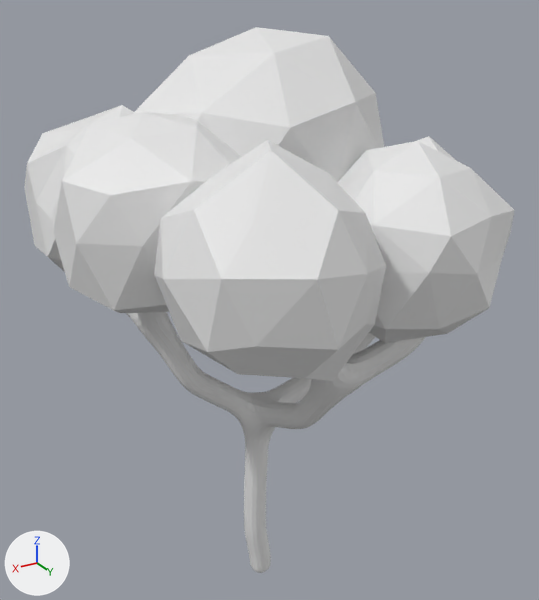
A saved change to the Blender file COOLESGAMEProjekt/Assets/Graphics/3DModels/Levels/Level 2/Baum.blend.
Camera for both pictures: a camera (50 mm lens) standing at (7.39, 10.03, 11.92) and looking at (0.53, -1.41, 6.19). Every picture has the same lights, and +X, +Y and +Z are marked at lower left.
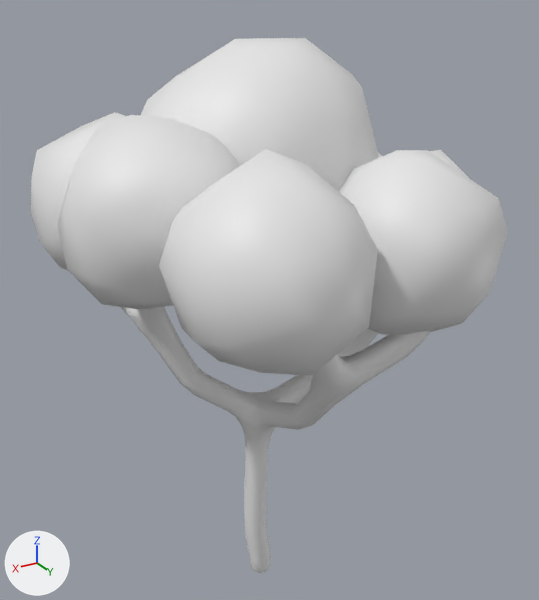
Location of each change, (x1, y1, x2, y2) in pixels of the pictures (539 x 600 px):
'Icosphere', modifiers changed: before (24, 27, 515, 381); after (31, 38, 508, 376)

What changed in the scene script:
```text
Change me_icosphere_003:
    where me_icosphere_003.from_pydata(...)  # 380 vertices, 720 faces; spans x -3.92..2.73, y -10.4..-2.93, z -3.41..0.88
    used by ob_icosphere; location = (1.3, 7.04, 10.1); scale = (1.23, 1.23, 1.23)
    me_icosphere_003 part 1: all faces are now shaded smooth (720 of 720 changed)
Change ob_icosphere:
    add _m = ob_icosphere.modifiers.new('Subdivision', 'SUBSURF')
    add _m.render_levels = 1
    add _m = ob_icosphere.modifiers.new('Decimate', 'DECIMATE')
    add _m.ratio = 0.173
```
